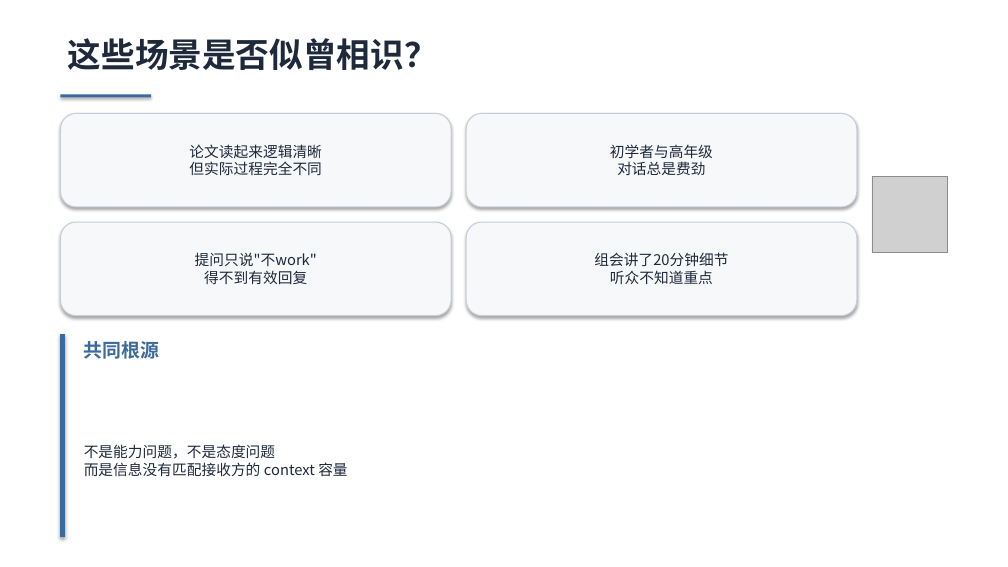
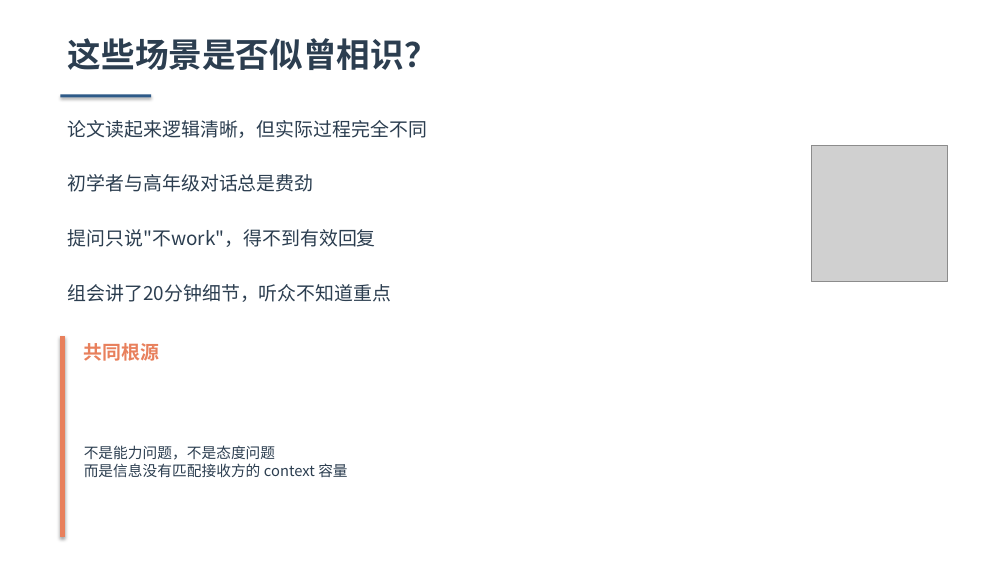
Before and after one commit to Lincyaw/paperops, a slide deck: slide 2 of examples/communication_friction/communication_friction.pptx. Drawn at 1008x567 pixels with LibreOffice and Linux fonts; fonts in the diff are those of the drawing; grey boxes stand for pictures. Boxes give left, top, right and bottom in pixels: in the first picture for what was removed or moved away, otherwise in the second. Text is boxed around its words. In the diff, an @@ line names an element or a change of style, - is before the commit and + after.

```diff
--- a/examples/communication_friction/communication_friction.pptx
+++ b/examples/communication_friction/communication_friction.pptx
@@ text "这些场景是否似曾相识？" at box(68, 38, 438, 70): text colour #1E293B to #2C3E50 @@
@@ rectangle at box(60, 95, 151, 98): fill #3B6B9D to #2E5A88 @@
@@ text "论文读起来逻辑清晰，但实际过程完全不同": place and size @@
-text "论文读起来逻辑清晰，但实际过程完全不同" at box(60, 113, 451, 207)
+text "论文读起来逻辑清晰，但实际过程完全不同" at box(68, 120, 427, 138)
@@ text at box(68, 120, 427, 138): text changed; size 14 to 18 pt; text colour #1E293B to #2C3E50 @@
-论文读起来逻辑清晰
-但实际过程完全不同
+论文读起来逻辑清晰，但实际过程完全不同
@@ picture: place and size @@
-picture at box(872, 177, 948, 253)
+picture at box(811, 145, 948, 281)
@@ text "初学者与高年级对话总是费劲": place and size @@
-text "初学者与高年级对话总是费劲" at box(467, 113, 858, 207)
+text "初学者与高年级对话总是费劲" at box(68, 174, 314, 192)
@@ text at box(68, 174, 314, 192): text changed; size 14 to 18 pt; text colour #1E293B to #2C3E50 @@
-初学者与高年级
-对话总是费劲
+初学者与高年级对话总是费劲
@@ text "提问只说"不work"，得不到有效回复": place and size @@
-text "提问只说"不work"，得不到有效回复" at box(60, 222, 451, 316)
+text "提问只说"不work"，得不到有效回复" at box(68, 229, 376, 247)
@@ text at box(68, 229, 376, 247): text changed; size 14 to 18 pt; text colour #1E293B to #2C3E50 @@
-提问只说"不work"
-得不到有效回复
+提问只说"不work"，得不到有效回复
@@ vertical alignment middle to top; fill #F7F8FA to none; outline #C8CED8 1 pt to none; shadow off in 4 elements at box(68, 120, 427, 138), box(68, 229, 376, 247), box(68, 174, 314, 192), box(68, 284, 391, 302) @@
@@ text "组会讲了20分钟细节，听众不知道重点": place and size @@
-text "组会讲了20分钟细节，听众不知道重点" at box(467, 222, 858, 316)
+text "组会讲了20分钟细节，听众不知道重点" at box(68, 284, 391, 302)
@@ text at box(68, 284, 391, 302): text changed; size 14 to 18 pt; text colour #1E293B to #2C3E50 @@
-组会讲了20分钟细节
-听众不知道重点
+组会讲了20分钟细节，听众不知道重点
@@ rectangle at box(60, 337, 65, 537): fill #3B6B9D to #E8805C; outline #3B6B9D 1 pt to #E8805C 1 pt @@
@@ text "共同根源" at box(84, 343, 160, 361): text colour #3B6B9D to #E8805C @@
@@ text "不是能力问题，不是态度问题" at box(84, 445, 347, 477): text colour #1E293B to #2C3E50 @@
```
Also in this commit, not shown: 19 other slides changed, 2 other files.
